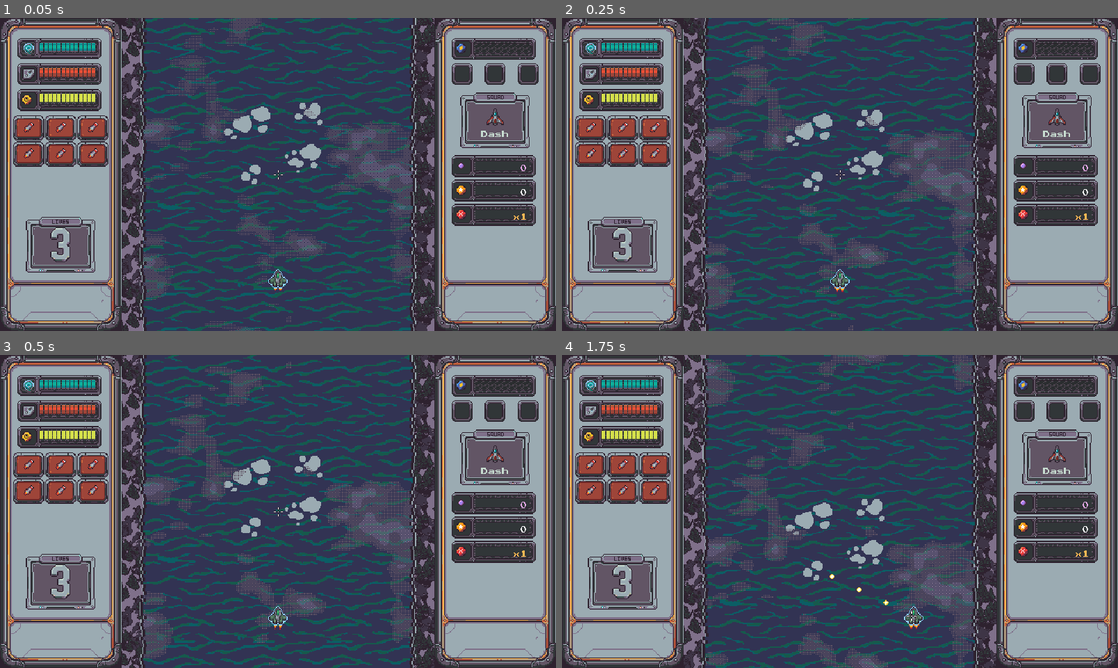
Above: before the commit, frames 1-4 (two rows, left to right).
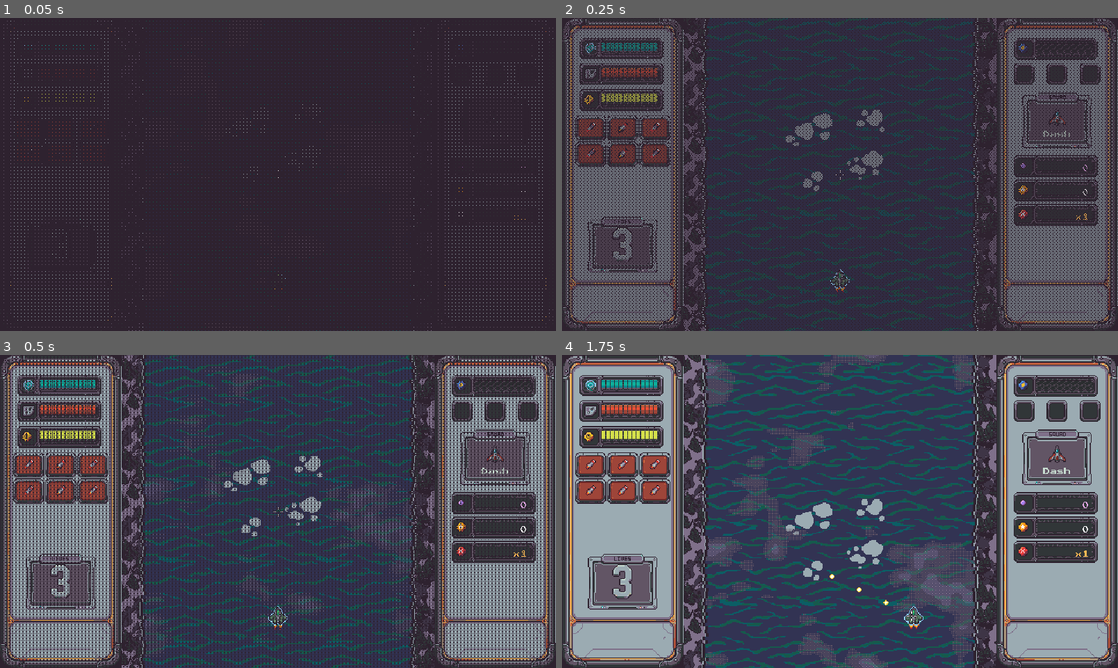
Above: after the commit, the same moments.

Repository: Funfetsunk/terra-intercept
Game: Godot game, scene res://scenes/levels/fjords.tscn
Same seed, same stepped clock (60 frames per second), same inputs: the game is played once before the commit and once after it. This scene is started directly instead of the project's main scene.
Inputs (mouse positions are in pixels of both pictures, inside the frame that each line leads up to):
- Up to frame 1 (0.05 s): no input
- Up to frame 2 (0.25 s): no input
- Up to frame 3 (0.5 s): no input
- Up to frame 4 (1.75 s): tap Enter (ui_accept) at 0.5, 0.77 s; move the mouse to (962, 495) at 0.52 s; hold D (p1_move_right) 0.53-1.25 s; click (962, 495) at 0.6 s; drag from (728, 527) to (912, 614) at 1.27 s

The runs differ from the first frame. In frame 1, 78% of the frame differs, in the area x 0-100%, y 0-100%; in frame 2, 46%; in frame 3, 23%; in frame 4, nothing differs.

Commit message:
Slow down mission endings with a victory flyout and dithered fades
Beating the final boss clears enemy fire; the ship hovers for a second, flies off
the top, and the screen dissolves to the results. Losing the last life lets the
explosion play before dissolving to the game-over screen. Both destination
screens dissolve in. The fade is an on-palette ordered dither, not a blend.

Co-Authored-By: Claude Opus 5.5 <noreply@anthropic.com>

Diff:
--- a/scenes/levels/fjords.tscn
+++ b/scenes/levels/fjords.tscn
@@ -17,6 +17,7 @@
 [ext_resource type="Texture2D" uid="uid://bfn4tsohwani4" path="res://art/sprites/backgrounds/fjords/fjord_b.png" id="13_vg3gs"]
 [ext_resource type="PackedScene" uid="uid://wklwemvx00mv" path="res://scenes/hud/crosshair.tscn" id="14_vcd7b"]
 [ext_resource type="PackedScene" uid="uid://ci0m4dfh7cg55" path="res://scenes/hud/pause_menu.tscn" id="15_mruc8"]
+[ext_resource type="PackedScene" uid="uid://c8kaig230cm5v" path="res://scenes/ui/screen_fade.tscn" id="18_4dhfo"]
 
 [node name="Fjords" type="Node2D" unique_id=705097]
 script = ExtResource("1_gbec2")
@@ -65,3 +66,5 @@
 [node name="Crosshair" parent="." unique_id=1482935218 instance=ExtResource("14_vcd7b")]
 
 [node name="PauseMenu" parent="." unique_id=366232786 instance=ExtResource("15_mruc8")]
+
+[node name="ScreenFade" parent="." unique_id=1035464793 instance=ExtResource("18_4dhfo")]
--- a/scenes/levels/london.tscn
+++ b/scenes/levels/london.tscn
@@ -16,10 +16,9 @@
 [ext_resource type="Script" uid="uid://c22u4wcieqmm2" path="res://scripts/systems/tutorial_sequencer.gd" id="16_g5f8b"]
 [ext_resource type="PackedScene" uid="uid://wklwemvx00mv" path="res://scenes/hud/crosshair.tscn" id="17_e2wpw"]
 [ext_resource type="PackedScene" uid="uid://bbu1i2vdl36db" path="res://scenes/pickups/weapon_pickup.tscn" id="17_j7qax"]
-[ext_resource type="Script" uid="uid://bhmq84kb4nlfy" path="res://scenes/hud/crosshair.gd" id="18_8v1gb"]
 [ext_resource type="PackedScene" uid="uid://d3f6kv8rj0pgl" path="res://scenes/pickups/alien_tech_drop.tscn" id="18_e2wpw"]
 [ext_resource type="PackedScene" uid="uid://ci0m4dfh7cg55" path="res://scenes/hud/pause_menu.tscn" id="19_8v1gb"]
-[ext_resource type="Script" uid="uid://ba58el5p4e8wy" path="res://scenes/hud/pause_menu.gd" id="20_k1bt5"]
+[ext_resource type="PackedScene" uid="uid://c8kaig230cm5v" path="res://scenes/ui/screen_fade.tscn" id="19_k1bt5"]
 
 [node name="London" type="Node2D" unique_id=705097]
 script = ExtResource("1_8v1gb")
@@ -70,10 +69,8 @@
 weapon_pickup_scene = ExtResource("17_j7qax")
 alien_tech_drop_scene = ExtResource("18_e2wpw")
 
-[node name="Crosshair" type="CanvasLayer" parent="." unique_id=1482935218 instance=ExtResource("17_e2wpw")]
-layer = 20
-script = ExtResource("18_8v1gb")
+[node name="Crosshair" parent="." unique_id=1482935218 instance=ExtResource("17_e2wpw")]
 
-[node name="PauseMenu" type="CanvasLayer" parent="." unique_id=366232786 instance=ExtResource("19_8v1gb")]
-layer = 15
-script = ExtResource("20_k1bt5")
+[node name="PauseMenu" parent="." unique_id=366232786 instance=ExtResource("19_8v1gb")]
+
+[node name="ScreenFade" parent="." unique_id=1035464793 instance=ExtResource("19_k1bt5")]
--- a/scenes/levels/mission_level.gd
+++ b/scenes/levels/mission_level.gd
@@ -7,9 +7,18 @@
 ## True only for missions with a tutorial section (London), so the game-over
 ## screen knows whether to offer "Skip tutorial".
 @export var has_tutorial: bool = false
+## After the last life is lost: seconds to let the ship's explosion play out
+## before the screen fades to the game-over screen.
+@export var game_over_delay: float = 1.6
 
-@onready var _player: Node = $PlayfieldRoot/PlayerShip
+const RESULTS_SCENE: String = "res://scenes/menus/results_screen.tscn"
+const GAME_OVER_SCENE: String = "res://scenes/menus/game_over_screen.tscn"
+
+var _leaving: bool = false
+
+@onready var _player: Node2D = $PlayfieldRoot/PlayerShip
 @onready var _hud: CanvasLayer = $HUD
+@onready var _fade: CanvasLayer = $ScreenFade
 
 func _ready() -> void:
 	var game_state: Node = get_node("/root/GameState")
@@ -21,8 +30,35 @@
 	game_state.game_over_triggered.connect(_on_game_over)
 	_hud.bind_player(_player)
 
+## Boss down: clear the enemy fire, let the ship hover and fly off the top,
+## then fade out to the results screen.
 func _on_mission_completed(_results: Dictionary) -> void:
-	get_tree().change_scene_to_file("res://scenes/menus/results_screen.tscn")
+	if _leaving:
+		return
+	_begin_leaving()
+	var bullets: Node = get_node("/root/BulletManager")
+	bullets.clear_enemy_bullets_in_rect(get_node("/root/Playfield").rect.grow(bullets.despawn_margin))
+	_player.play_victory_exit()
+	await _player.victory_exit_finished
+	await _fade.fade_out()
+	get_tree().change_scene_to_file(RESULTS_SCENE)
 
+## Last life lost: the ship has already exploded; hide it, let the explosion
+## play, then fade out to the game-over screen.
 func _on_game_over() -> void:
-	get_tree().change_scene_to_file("res://scenes/menus/game_over_screen.tscn")
+	if _leaving:
+		return
+	_begin_leaving()
+	_player.visible = false
+	_player.process_mode = Node.PROCESS_MODE_DISABLED
+	await get_tree().create_timer(game_over_delay, false).timeout
+	await _fade.fade_out()
+	get_tree().change_scene_to_file(GAME_OVER_SCENE)
+
+## Once an outro starts the pause menu is switched off, so the game can't be
+## paused halfway through and carry the pause into the next screen.
+func _begin_leaving() -> void:
+	_leaving = true
+	var pause_menu: Node = get_node_or_null("PauseMenu")
+	if pause_menu != null:
+		pause_menu.process_mode = Node.PROCESS_MODE_DISABLED
--- a/scenes/levels/paris.tscn
+++ b/scenes/levels/paris.tscn
@@ -15,6 +15,7 @@
 [ext_resource type="Script" uid="uid://bgoiagdeo8ki4" path="res://scripts/systems/enemy_spawner.gd" id="13_dlx5k"]
 [ext_resource type="PackedScene" uid="uid://wklwemvx00mv" path="res://scenes/hud/crosshair.tscn" id="14_ruvvi"]
 [ext_resource type="PackedScene" uid="uid://ci0m4dfh7cg55" path="res://scenes/hud/pause_menu.tscn" id="15_5qq36"]
+[ext_resource type="PackedScene" uid="uid://c8kaig230cm5v" path="res://scenes/ui/screen_fade.tscn" id="16_cydh3"]
 
 [node name="Paris" type="Node2D" unique_id=705097]
 script = ExtResource("1_l2bo6")
@@ -57,3 +58,5 @@
 [node name="Crosshair" parent="." unique_id=1482935218 instance=ExtResource("14_ruvvi")]
 
 [node name="PauseMenu" parent="." unique_id=366232786 instance=ExtResource("15_5qq36")]
+
+[node name="ScreenFade" parent="." unique_id=1035464793 instance=ExtResource("16_cydh3")]
--- a/scenes/menus/game_over_screen.tscn
+++ b/scenes/menus/game_over_screen.tscn
@@ -2,6 +2,7 @@
 
 [ext_resource type="Script" uid="uid://dl5672h1cfhxx" path="res://scenes/menus/game_over_screen.gd" id="1_agkj2"]
 [ext_resource type="Texture2D" uid="uid://i768lh5kdmul" path="res://art/sprites/ui/menu_background.png" id="2_bcvxg"]
+[ext_resource type="PackedScene" uid="uid://c8kaig230cm5v" path="res://scenes/ui/screen_fade.tscn" id="3_cn6yb"]
 
 [node name="GameOverScreen" type="Control" unique_id=71803714]
 layout_mode = 3
@@ -64,3 +65,5 @@
 custom_minimum_size = Vector2(160, 26)
 layout_mode = 2
 text = "Hangar"
+
+[node name="ScreenFade" parent="." unique_id=1035464793 instance=ExtResource("3_cn6yb")]
--- a/scenes/menus/results_screen.tscn
+++ b/scenes/menus/results_screen.tscn
@@ -3,6 +3,7 @@
 [ext_resource type="Script" uid="uid://bj2ever8ip4q0" path="res://scenes/menus/results_screen.gd" id="1_cppup"]
 [ext_resource type="Texture2D" uid="uid://i768lh5kdmul" path="res://art/sprites/ui/menu_background.png" id="2_dwvih"]
 [ext_resource type="StyleBox" uid="uid://bh6ph7hdr1hrx" path="res://themes/panel_frame.tres" id="3_5mbrb"]
+[ext_resource type="PackedScene" uid="uid://c8kaig230cm5v" path="res://scenes/ui/screen_fade.tscn" id="4_kc8ch"]
 
 [node name="ResultsScreen" type="Control" unique_id=1594880899]
 layout_mode = 3
@@ -105,3 +106,5 @@
 offset_right = 380.0
 offset_bottom = 278.0
 text = "Continue"
+
+[node name="ScreenFade" parent="." unique_id=1035464793 instance=ExtResource("4_kc8ch")]
--- a/scenes/player/player_ship.gd
+++ b/scenes/player/player_ship.gd
@@ -13,6 +13,8 @@
 signal ordnance_fired
 signal squad_selection_changed(ship: ShipData)
 signal ordnance_ammo_changed(current: int)
+## Emitted once the ship has flown off the top of the screen after a boss kill.
+signal victory_exit_finished
 
 @export var data: ShipData
 ## Hit flashes draw the ship as a flat palette silhouette (silhouette_flash shader).
@@ -30,6 +32,13 @@
 @export var death_explosion_scene: PackedScene = preload("res://scenes/effects/explosion_large.tscn")
 ## One-shot effect played on respawn, showing the bullet-clear area.
 @export var respawn_ring_scene: PackedScene = preload("res://scenes/effects/respawn_ring.tscn")
+@export_group("Victory exit")
+## After the final boss dies the ship hovers this long, then flies off the top.
+@export var victory_hover_duration: float = 1.0
+@export var victory_exit_acceleration: float = 700.0
+@export var victory_exit_max_speed: float = 420.0
+## How far past the top edge the ship travels before the exit counts as finished.
+@export var victory_exit_margin: float = 40.0
 
 var shield_current: float = 0.0
 var hull_current: float = 0.0
@@ -54,6 +63,10 @@
 var _last_move_dir: Vector2 = Vector2.UP
 var _ordnance_cooldown: float = 0.0
 var _active_special: ShipData = null
+enum VictoryState { NONE, HOVER, EXIT, DONE }
+var _victory_state: VictoryState = VictoryState.NONE
+var _victory_timer: float = 0.0
+var _victory_speed: float = 0.0
 
 @onready var _bullets: Node = get_node("/root/BulletManager")
 @onready var _game_state: Node = get_node("/root/GameState")
@@ -120,6 +133,9 @@
 	_bullets.unregister_player()
 
 func _physics_process(delta: float) -> void:
+	if _victory_state != VictoryState.NONE:
+		_process_victory(delta)
+		return
 	_process_focus(delta)
 	_process_movement(delta)
 	_process_timers(delta)
@@ -232,7 +248,7 @@
 	weapon_fired.emit()
 
 func take_hit(damage: float) -> void:
-	if _game_state.is_game_over:
+	if _game_state.is_game_over or _victory_state != VictoryState.NONE:
 		return
 	if _is_invincible():
 		return
@@ -275,6 +291,32 @@
 func _is_invincible() -> bool:
 	return _hull_invincible_timer > 0.0 or _respawn_invincible_timer > 0.0 or _special_invincible_timer > 0.0
 
+## Starts the end-of-mission flyout: player control stops, the ship hovers for
+## `victory_hover_duration`, then accelerates off the top of the screen and
+## emits `victory_exit_finished`.
+func play_victory_exit() -> void:
+	if _victory_state != VictoryState.NONE:
+		return
+	_victory_state = VictoryState.HOVER
+	_victory_timer = 0.0
+	_victory_speed = 0.0
+	_velocity = Vector2.ZERO
+	_update_bank_frame(0.0)
+
+func _process_victory(delta: float) -> void:
+	match _victory_state:
+		VictoryState.HOVER:
+			_victory_timer += delta
+			if _victory_timer >= victory_hover_duration:
+				_victory_state = VictoryState.EXIT
+		VictoryState.EXIT:
+			_victory_speed = minf(victory_exit_max_speed, _victory_speed + victory_exit_acceleration * delta)
+			global_position.y -= _victory_speed * delta
+			if global_position.y < _playfield.rect.position.y - victory_exit_margin:
+				_victory_state = VictoryState.DONE
+				visible = false
+				victory_exit_finished.emit()
+
 func respawn() -> void:
 	global_position = _spawn_origin
 	_velocity = Vector2.ZERO
--- /dev/null
+++ b/scenes/ui/screen_fade.gd
@@ -0,0 +1,44 @@
+extends CanvasLayer
+
+## Full-screen dithered fade. Instance it in any scene that should fade in on
+## arrival, or that needs to fade out before changing scene. It keeps running
+## while the tree is paused.
+
+signal fade_finished
+
+@export var fade_in_on_ready: bool = true
+@export var fade_in_duration: float = 0.6
+@export var fade_out_duration: float = 0.8
+
+@onready var _rect: ColorRect = $Fade
+
+func _ready() -> void:
+	process_mode = Node.PROCESS_MODE_ALWAYS
+	if fade_in_on_ready:
+		_set_progress(1.0)
+		fade_in()
+	else:
+		_set_progress(0.0)
+
+## Dissolve from the fade colour to the scene.
+func fade_in() -> void:
+	await _tween_to(0.0, fade_in_duration)
+
+## Dissolve from the scene to the fade colour. Await this before changing scene.
+func fade_out() -> void:
+	await _tween_to(1.0, fade_out_duration)
+
+func _tween_to(target: float, duration: float) -> void:
+	_rect.visible = true
+	var tween: Tween = create_tween()
+	tween.tween_method(_set_progress, _get_progress(), target, duration)
+	await tween.finished
+	_rect.visible = target > 0.0
+	fade_finished.emit()
+
+func _set_progress(value: float) -> void:
+	(_rect.material as ShaderMaterial).set_shader_parameter("progress", value)
+	_rect.visible = value > 0.0
+
+func _get_progress() -> float:
+	return (_rect.material as ShaderMaterial).get_shader_parameter("progress")
--- /dev/null
+++ b/scenes/ui/screen_fade.tscn
@@ -0,0 +1,21 @@
+[gd_scene format=3 uid="uid://c8kaig230cm5v"]
+
+[ext_resource type="Script" uid="uid://sxn1ioadvs3r" path="res://scenes/ui/screen_fade.gd" id="1_h888t"]
+[ext_resource type="Shader" uid="uid://bheedvgp8lmrm" path="res://shaders/dither_fade.gdshader" id="2_1nhx3"]
+
+[sub_resource type="ShaderMaterial" id="ShaderMaterial_ba5dr"]
+shader = ExtResource("2_1nhx3")
+shader_parameter/progress = 0.0
+shader_parameter/fade_color = Color(0.18, 0.133, 0.184, 1)
+
+[node name="ScreenFade" type="CanvasLayer" unique_id=1035464793]
+layer = 60
+script = ExtResource("1_h888t")
+
+[node name="Fade" type="ColorRect" parent="." unique_id=865787556]
+material = SubResource("ShaderMaterial_ba5dr")
+anchors_preset = 15
+anchor_right = 1.0
+anchor_bottom = 1.0
+mouse_filter = 2
+color = Color(0.18039216, 0.13333334, 0.18431373, 1)
--- /dev/null
+++ b/shaders/dither_fade.gdshader
@@ -0,0 +1,24 @@
+shader_type canvas_item;
+
+// Screen fade that stays on the palette: each game pixel is either fully the
+// fade colour or untouched, chosen by a 4x4 ordered-dither (Bayer) threshold,
+// so the screen dissolves in a crisp pattern instead of a translucent blend.
+
+uniform float progress : hint_range(0.0, 1.0) = 0.0;
+uniform vec4 fade_color : source_color = vec4(0.180, 0.133, 0.184, 1.0);
+
+const float BAYER[16] = float[16](
+	0.0, 8.0, 2.0, 10.0,
+	12.0, 4.0, 14.0, 6.0,
+	3.0, 11.0, 1.0, 9.0,
+	15.0, 7.0, 13.0, 5.0
+);
+
+void fragment() {
+	ivec2 cell = ivec2(mod(floor(FRAGCOORD.xy), 4.0));
+	float threshold = (BAYER[cell.y * 4 + cell.x] + 0.5) / 16.0;
+	if (threshold > progress) {
+		discard;
+	}
+	COLOR = fade_color;
+}
Not shown: 1 places in scenes/levels/london.tscn that only renumber resources
Not shown, added: scenes/ui/screen_fade.gd.uid
Not shown, added: shaders/dither_fade.gdshader.uid
Not shown, changed: CLAUDE.md
